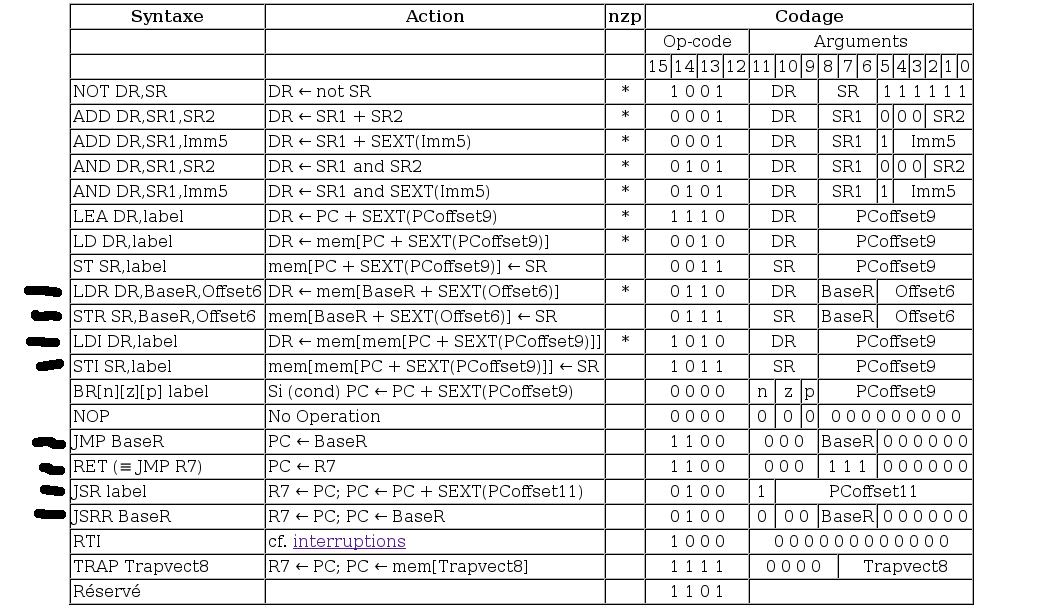
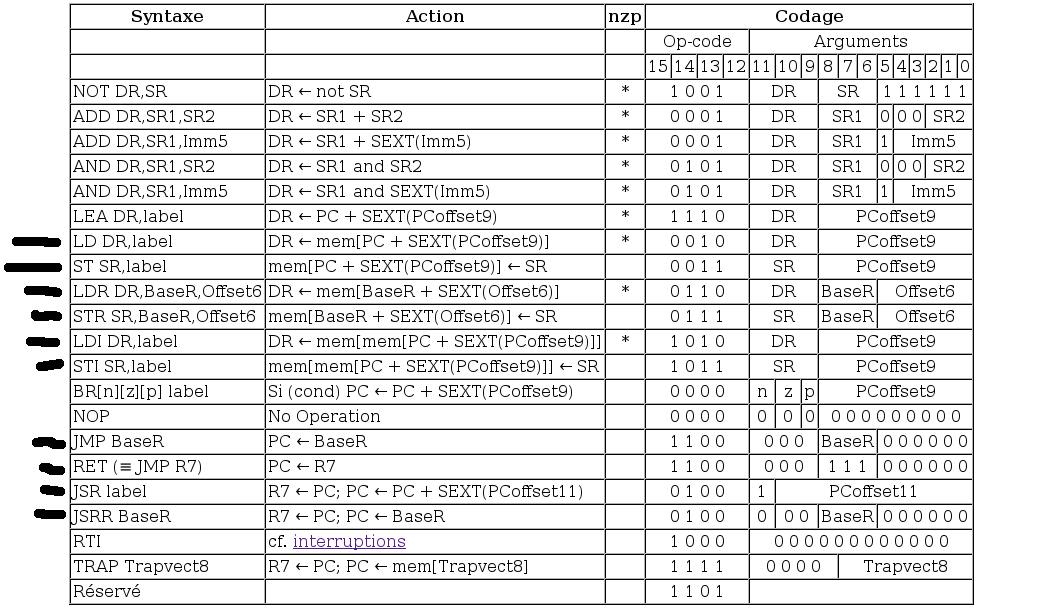
Comparing the layer stacks of the two (1056, 614) images. Changes:
painted on "Calque Copié" over [4, 237, 62, 272]
